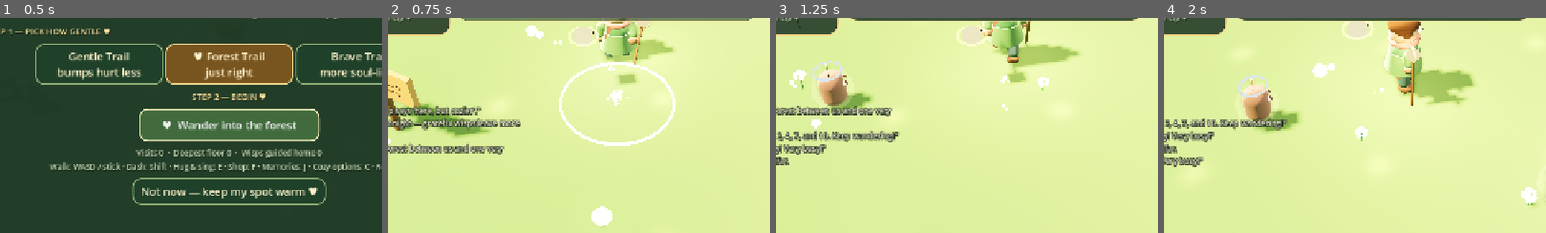
Above: before the commit, frames 1-4 (left to right).
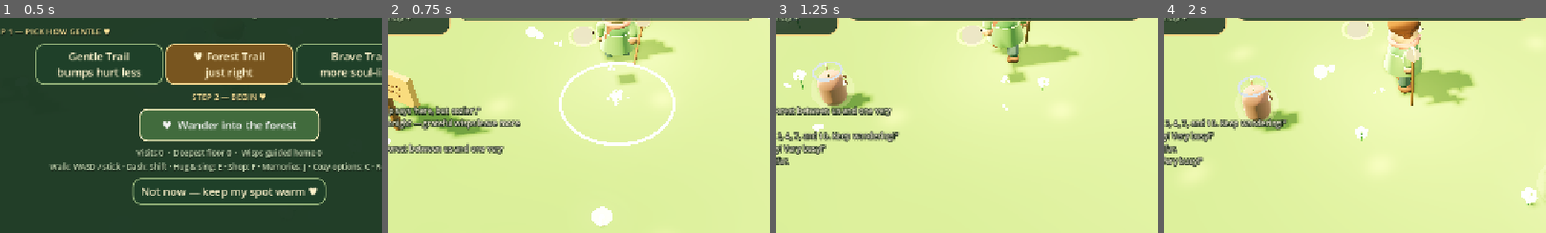
Above: after the commit, the same moments.

Repository: mlibre/beauty-forest
Game: Godot game, scene res://scenes/main.tscn
Two runs of this game, one before a commit and one after it. Both use one fixed random seed, a clock stepped at 60 frames per second and the inputs below.
Inputs (mouse positions are % of the whole screen's width and height, from its top left):
- Up to frame 1 (0.5 s): no input
- Up to frame 2 (0.75 s): tap Enter (ui_accept) at 0.5 s; move the mouse to (45, 70) at 0.52 s; hold W (bf_forward) from 0.53 s (still down); tap Shift (bf_dash) at 0.6 s; click (45, 70) at 0.67 s
- Up to frame 3 (1.25 s): keep holding W (bf_forward); tap F (bf_shop) at 0.77 s
- Up to frame 4 (2 s): release W (bf_forward) at 1.25 s; drag from (8, 86) to (45, 70) at 1.27 s
The pictures show only the part of the screen within x 20-70%, y 39-89%; the shares and areas given below are measured in that part.

Frame 1 is identical in both runs. In frame 2, less than 0.1% of the frame differs, in the area x 36-46%, y 3-14%; in frame 3, 0.2%, in the area x 2-19%, y 19-53%; in frame 4, less than 0.1%.

Commit message:
fix(world): stop objectives stacking, and reach the boss with song-notes
Five defects found by the endless bug hunt, each reproduced with a probe
and pinned by a regression that fails without the fix.

Snoozle slept on top of the hero. The generator already sorts rooms
largest-first, so run_world's "find the biggest room" scan just re-picked
rooms[0] — the spawn clearing. Every dragon floor opened with the player
inside a 5m dragon that carries no collider. Snoozle now takes the
biggest *other* clearing, 23-26m away.

Song-notes could never connect to a Very Big Wisp. Homing aimed at a fixed
0.72m above the target while the connect test measured 0.70 * visual_scale
(2.45m at 3.5x), so notes converged 1.7m below the sphere and expired. The
Verse of Echoes and Dandelion Clock were dead weight on the one target
they were needed for.

The grove fell silent after a non-finale dragon. stop_ambient() cleared the
should-play flag and nothing re-armed it outside _load_floor/_resume_game,
so "Snoozle snoozes on, the stair is glowing" muted the rest of the run.
The finale stays hushed, which is what the ending wants.

The stairwell and Peddle's cart shared a clearing at 2.00m — the generator
parks the farthest room in the middle slot, and "farthest room" is rooms[1].
Interpenetrating props, overlapping E and F prompts.

Dream chimes settled on the stairwell's glow disc (6 of 120 sampled at
0.00m). Seed the chime spread with the cells the landmarks already own.

Diff:
--- a/scripts/forest_world.gd
+++ b/scripts/forest_world.gd
@@ -355,6 +355,12 @@
         _free_child(chime)
     chimes.clear()
     var occupied := {}
+    # Seed the spread with the cells the landmark props already own, so a chime
+    # cannot settle on top of the stairwell's glow disc or Peddle's canopy.
+    for landmark: Vector3 in [stair_position, merchant_position, dragon_position]:
+        if landmark == Vector3.ZERO:
+            continue
+        occupied[Vector2i(int(landmark.x), int(landmark.z))] = true
     for chime_index in range(5):
         var cell := _spread_cell(room, occupied, 2.8, chime_index)
         occupied[cell] = true
--- a/scripts/run_ceremonies.gd
+++ b/scripts/run_ceremonies.gd
@@ -155,6 +155,10 @@
     else:
         world.reveal_stairwell()
         stair_visible = true
+        # Snoozle's lullaby silences the grove so the song reads clearly, but
+        # the hero keeps playing on this floor. Bring the ambience back, or the
+        # coziest moment in the game leaves the rest of the run muted.
+        audio.start_ambient(String(region.get("key", "sunlit-roots")))
         ui.show_story("DEEPER STILL", "Snoozle snoozes on, warm and enormous. But Mote tugs your sleeve: there are cousins below, and the forest grows deeper than any map.", 4.2)
         ui.add_log("Mote: “Snoozle sleeps soundly. The stair is glowing now.”")
 
--- a/scripts/run_world.gd
+++ b/scripts/run_world.gd
@@ -67,9 +67,19 @@
         dragon_exists = BeautyContent.is_dragon_floor(floor_number)
         dragon_finale = story == 13
         if dragon_exists:
-            var largest: Dictionary = dungeon["rooms"][0]
+            # The hero arrives at the centre of rooms[0], and Snoozle is 5m of
+            # sleeping barrel with no collider to push the hero out. Sleeping in
+            # the spawn clearing means the player opens the floor standing inside
+            # the dragon, so Snoozle takes the biggest *other* clearing and the
+            # walk over to meet it is the point of the floor.
+            var dragon_room: Dictionary = dungeon["rooms"][0]
+            var largest: Dictionary = dragon_room
+            var largest_area := -1.0
             for room: Dictionary in dungeon["rooms"]:
-                if float(room["area"]) > float(largest["area"]):
+                if room == dragon_room:
+                    continue
+                if float(room["area"]) > largest_area:
+                    largest_area = float(room["area"])
                     largest = room
             world.build_dragon(largest, dragon_finale)
             var chime_room := _farthest_non_dragon_room(largest)
--- a/scripts/song_note.gd
+++ b/scripts/song_note.gd
@@ -74,7 +74,11 @@
             if provider.is_valid():
                 target = provider.call(global_position, speed * maxf(0.0, life))
     if is_instance_valid(target) and target.alive:
-        var desired := (target.global_position + Vector3.UP * 0.72) - global_position
+        # The aim point and the connect test must agree, or the note converges on
+        # empty air and expires. A Big Feeling renders at 3.5x scale, so it has a
+        # much taller body to reach: aim at the same height we test against.
+        var target_center := target.global_position + Vector3.UP * (0.70 * target.visual_scale)
+        var desired := target_center - global_position
         if desired.length_squared() > 0.001:
             desired = desired.normalized() * speed
             _velocity = _velocity.lerp(desired, clampf(delta * 5.2, 0.0, 1.0))
--- a/scripts/world_landmarks.gd
+++ b/scripts/world_landmarks.gd
@@ -18,8 +18,12 @@
     stair_position = Vector3(farthest_room["cx"], 0, farthest_room["cy"])
     _build_stairwell(stair_position)
 
+    # The generator deliberately parks the farthest clearing in the middle slot,
+    # so "the farthest room" and rooms[1] are the same room. Peddle's cart has to
+    # go somewhere the stairwell is not, or the two props interpenetrate and the
+    # F and E prompts overlap under one another.
     if rooms.size() >= 2:
-        var merchant_room: Dictionary = rooms[1]
+        var merchant_room: Dictionary = _distinct_room(rooms, [spawn_room, farthest_room])
         merchant_position = Vector3(merchant_room["cx"], 0, merchant_room["cy"] + 2.0)
         _build_merchant(merchant_position)
 
@@ -34,6 +38,15 @@
         pool_position = Vector3(pool_room["cx"] + 2.0, 0.02, pool_room["cy"] + 2.0)
     _build_wishing_pool(pool_position)
     _build_sign(Vector3(float(spawn_room["x"]) + 1.0, 0, float(spawn_room["y"]) + float(spawn_room["h"]) - 1.0))
+
+func _distinct_room(rooms: Array, taken: Array) -> Dictionary:
+    # The first clearing none of `taken` already uses, so every objective prop
+    # gets its own room. Only a floor with fewer clearings than props falls back,
+    # which the generator never produces.
+    for room: Dictionary in rooms:
+        if not (taken as Array).has(room):
+            return room
+    return rooms[0]
 
 func _build_stairwell(world_position: Vector3) -> void:
     var stairwell := Node3D.new()
--- a/tests/regression_main_flow.gd
+++ b/tests/regression_main_flow.gd
@@ -461,6 +461,13 @@
     if not _check(game.level == 1, "a fresh walk kept a stale level"):
         return
 
+    if not await _check_dragon_never_sleeps_in_the_spawn_clearing(game):
+        return
+    if not await _check_homing_note_reaches_a_very_big_wisp(game):
+        return
+    if not await _check_ambience_returns_after_a_non_finale_dragon(game):
+        return
+
     print("BEAUTY_FOREST_MAIN_FLOW_OK")
     TestProfile.end()
     root.remove_child(game)
@@ -468,6 +475,92 @@
     await _frames(12)
     quit(0)
 
+func _check_dragon_never_sleeps_in_the_spawn_clearing(game: Node) -> bool:
+    ## Snoozle is a 5m sleeping barrel with no collider, and the hero arrives at
+    ## the centre of rooms[0]. The generator already sorts rooms largest-first,
+    ## so the old "find the biggest room" scan just re-picked the spawn room and
+    ## every dragon floor opened with the player standing inside the dragon.
+    for floor_number in [5, 13]:
+        game._load_floor(floor_number, false)
+        await _frames(4)
+        if not _check(game.dragon_exists, "floor %d should be a dragon floor" % floor_number):
+            return false
+        var spawn_room: Dictionary = game.dungeon["rooms"][0]
+        var in_spawn: bool = game._point_in_room(game.world.dragon_position, spawn_room)
+        if not _check(not in_spawn,
+                "floor %d put Snoozle in the spawn clearing, on top of the hero" % floor_number):
+            return false
+        var separation := Vector2(
+            game.world.dragon_position.x - game.player.global_position.x,
+            game.world.dragon_position.z - game.player.global_position.z).length()
+        if not _check(separation > 3.0,
+                "floor %d spawned the hero %.2f m from Snoozle's centre" % [floor_number, separation]):
+            return false
+    game._start_run(1)
+    await _frames(4)
+    return true
+
+func _check_homing_note_reaches_a_very_big_wisp(game: Node) -> bool:
+    ## A Big Feeling renders at 3.5x scale. The note used to aim at a fixed 0.72m
+    ## above the wisp while the connect test measured 0.70 * visual_scale, so the
+    ## homing note converged 1.7m below the test sphere and always expired.
+    for is_big in [false, true]:
+        game._load_floor(3, false)
+        await _frames(4)
+        var target: Wisp = game.wisps[0]
+        target.setup("Shambler", 13, is_big)
+        target.global_position = game.player.global_position + Vector3(6.0, 0.0, 0.0)
+        var note := SongNote.new()
+        game.world.add_child(note)
+        var connected := [false]
+        var expired := [false]
+        note.connected_wisp.connect(func(_w: Wisp, _n: SongNote) -> void: connected[0] = true)
+        note.note_expired.connect(func(_p: Vector3, _b: bool) -> void: expired[0] = true)
+        note.setup(target, 10.0, 1.0, 99.0, Color("#ffe6a0"))
+        note.position = game.player.global_position + Vector3.UP * 1.2
+        note.launch(Vector3(1.0, 0.0, 0.0))
+        for _step in range(600):
+            note._physics_process(1.0 / 60.0)
+            if connected[0] or expired[0]:
+                break
+        var label := "a Very Big Wisp" if is_big else "a plain wisp"
+        if not _check(connected[0] and not expired[0],
+                "a homing song-note could not connect to %s (scale %.1f)" % [label, target.visual_scale]):
+            if is_instance_valid(note):
+                note.free()
+            return false
+        if is_instance_valid(note):
+            note.free()
+        await _frames(2)
+    game._start_run(1)
+    await _frames(4)
+    return true
+
+func _check_ambience_returns_after_a_non_finale_dragon(game: Node) -> bool:
+    ## Singing Snoozle to sleep silences the grove so the lullaby reads clearly,
+    ## but on a non-finale floor the hero keeps wandering. Nothing re-armed the
+    ## ambience, so the rest of the run played silent until a pause or descent.
+    game._start_run(5)
+    await _frames(6)
+    if not _check(game.audio._ambient_player.playing, "floor 5 should arrive with ambience playing"):
+        return false
+    game._win_dragon()
+    await _frames(6)
+    if not _check(game.audio._ambient_player.playing and game.audio._ambient_should_play,
+            "the grove stayed silent after Snoozle snoozed, though the walk continues"):
+        return false
+    # The finale hands the audio over to the ending, so it must stay quiet.
+    game._start_run(13)
+    await _frames(6)
+    game._win_dragon()
+    await _frames(6)
+    if not _check(not game.audio._ambient_should_play,
+            "the finale ending should keep the grove hushed"):
+        return false
+    game._start_run(1)
+    await _frames(4)
+    return true
+
 func _frames(count: int) -> void:
     for _frame in range(count):
         await process_frame
--- a/tests/regression_world.gd
+++ b/tests/regression_world.gd
@@ -15,10 +15,12 @@
     world.set_process(false)
     world.build_floor(1, dungeon, true)
 
+    _check_objective_props_do_not_stack_on_generated_floors()
     _check_reduced_motion_initial_state(world)
     _check_pool_water_animates(world)
     _check_ambient_life_centering(world, dungeon)
     _check_objective_layout(world)
+    _check_objective_props_do_not_stack(world, dungeon)
     _check_camera_facing_visuals(world)
 
     var room: Dictionary = dungeon["rooms"][0]
@@ -27,6 +29,7 @@
     var collected: Node3D = world.chimes.pop_front()
     world.remove_child(collected)
     collected.free()
+    _check_chimes_avoid_the_landmark_props(world)
     var animation_owners = world.get("_animated_chimes")
     if animation_owners is Array:
         for owner in animation_owners:
@@ -172,6 +175,88 @@
         result.append_array(_descendants(child))
     return result
 
+func _check_objective_props_do_not_stack_on_generated_floors() -> void:
+    ## The synthetic fixture above hand-picks its rooms, so it never exercises the
+    ## generator's slot-swap that put the farthest clearing in rooms[1]. Build
+    ## real floors, which is the layout the player actually walks into.
+    var probe := ForestWorld.new()
+    root.add_child(probe)
+    probe.set_process(false)
+    for floor_number in [5, 13]:
+        for attempt in range(8):
+            var real_floor: int = floor_number + attempt * 97
+            var generated := DungeonGenerator.generate(real_floor)
+            probe.build_floor(real_floor, generated, true)
+            var stair := probe.stair_position
+            var merchant := probe.get_node_or_null("Peddle") as Node3D
+            _check(merchant != null, "floor %d built no Peddle cart" % real_floor)
+            if merchant != null:
+                var separation := Vector2(stair.x - merchant.position.x, stair.z - merchant.position.z).length()
+                _check(separation > 4.0,
+                    "floor %d stacked the stairwell and Peddle's cart %.2f m apart" % [real_floor, separation])
+            # Chimes only exist on a dragon floor, and they are built against a
+            # cleared room rather than by build_floor itself. Snoozle takes the
+            # biggest non-spawn clearing, exactly as run_world does.
+            var rooms: Array = generated["rooms"]
+            var dragon_room: Dictionary = rooms[0]
+            var largest_area := -1.0
+            for room: Dictionary in rooms:
+                if room == rooms[0]:
+                    continue
+                if float(room["area"]) > largest_area:
+                    largest_area = float(room["area"])
+                    dragon_room = room
+            probe.build_dragon(dragon_room, real_floor == 13)
+            var chime_room: Dictionary = rooms[0]
+            var farthest := -1.0
+            for room: Dictionary in rooms:
+                if room == dragon_room:
+                    continue
+                var reach := Vector2(room["cx"] - rooms[0]["cx"], room["cy"] - rooms[0]["cy"]).length()
+                if reach > farthest:
+                    farthest = reach
+                    chime_room = room
+            probe.build_dream_chimes(chime_room)
+            _check(not probe.chimes.is_empty(), "floor %d built no dream chimes" % real_floor)
+            for chime: Node3D in probe.chimes:
+                var chime_to_stair := Vector2(chime.global_position.x - stair.x, chime.global_position.z - stair.z).length()
+                _check(chime_to_stair > 2.0,
+                    "floor %d put a dream chime %.2f m from the stairwell" % [real_floor, chime_to_stair])
+    root.remove_child(probe)
+    probe.free()
+
+func _check_objective_props_do_not_stack(world: ForestWorld, dungeon: Dictionary) -> void:
+    ## The generator deliberately parks the farthest clearing in the middle slot,
+    ## so "the farthest room" (the stairwell) and rooms[1] (Peddle's cart) are the
+    ## same room. Shipping both at that room's centre left the stair glow disc,
+    ## the arch ring and the cart canopy interpenetrating, with the E and F
+    ## prompts stacked on top of each other.
+    var merchant := world.get_node_or_null("Peddle") as Node3D
+    _check(merchant != null, "Peddle's cart should exist")
+    if merchant == null:
+        return
+    var stair := world.stair_position
+    var separation := Vector2(stair.x - merchant.position.x, stair.z - merchant.position.z).length()
+    _check(separation > 4.0,
+        "the stairwell and Peddle's cart are %.2f m apart in the same clearing; they need their own rooms" % separation)
+    var pool := world.get_node_or_null("WishingPool") as Node3D
+    if pool != null:
+        var pool_separation := Vector2(pool.position.x - merchant.position.x, pool.position.z - merchant.position.z).length()
+        _check(pool_separation > 2.0, "Peddle's cart should not sit on the wishing pool")
+
+func _check_chimes_avoid_the_landmark_props(world: ForestWorld) -> void:
+    ## Chimes are spread inside one clearing, so a chime could settle on the
+    ## stairwell's 1.0 m glow disc or on Peddle's cart.
+    for chime: Node3D in world.chimes:
+        var stair_distance := Vector2(chime.global_position.x - world.stair_position.x,
+            chime.global_position.z - world.stair_position.z).length()
+        _check(stair_distance > 2.0,
+            "a dream chime settled %.2f m from the stairwell, on top of its glow disc" % stair_distance)
+        var merchant_distance := Vector2(chime.global_position.x - world.merchant_position.x,
+            chime.global_position.z - world.merchant_position.z).length()
+        _check(merchant_distance > 2.0,
+            "a dream chime settled %.2f m from Peddle's cart" % merchant_distance)
+
 func _synthetic_dungeon() -> Dictionary:
     var size := 48
     var grid := PackedInt32Array()
